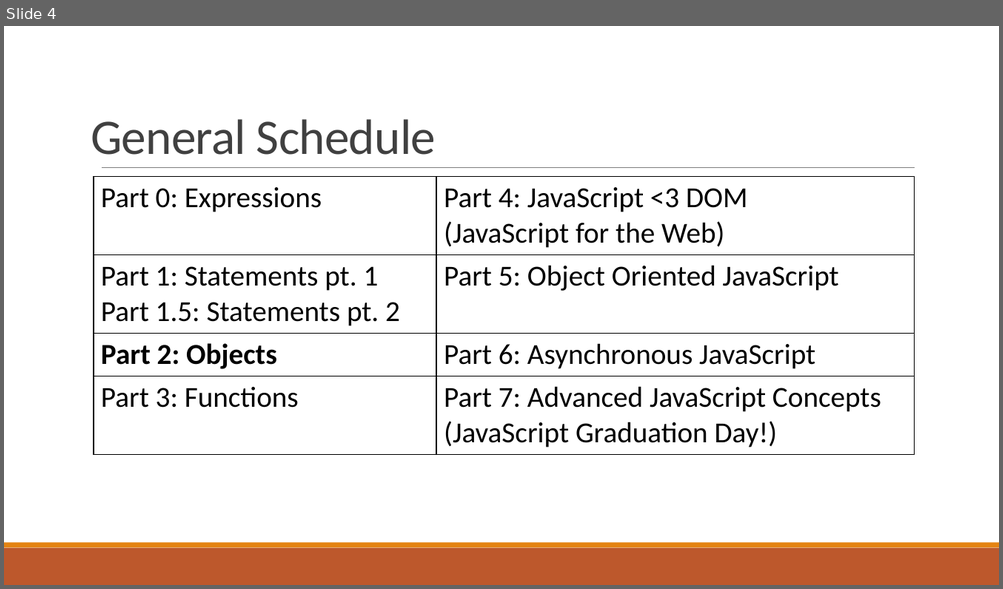
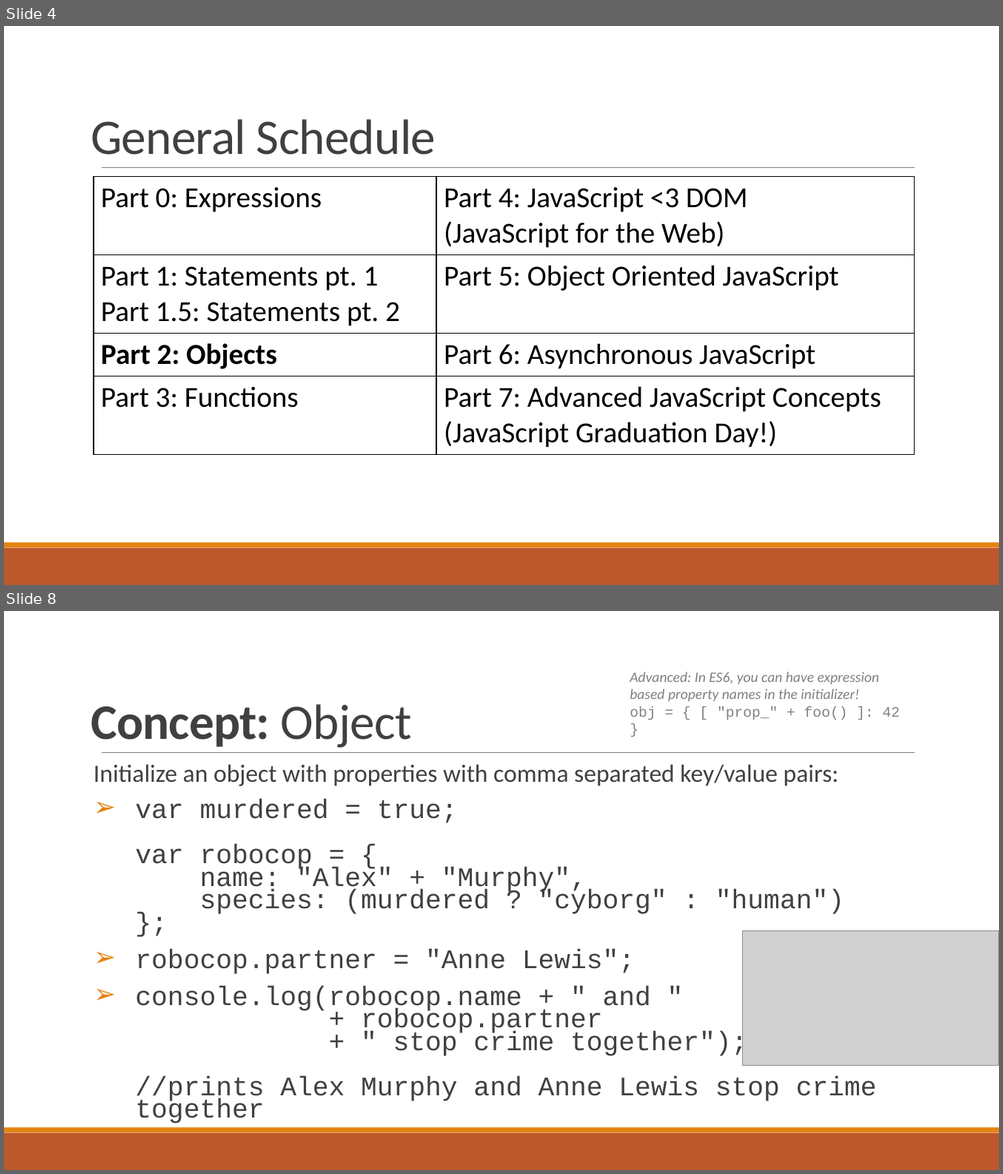
Before and after one commit to txcsmad/f15-web-beginner, a slide deck: Lesson3_Objects/Lesson3_objects.pptx. Shown one above the other, each under a label of ours: slide 4 before the commit, slides 4 and 8 after it; the slides between them are not shown. The pictures are 1003x589 and 1003x1174 pixels, drawn with LibreOffice and Linux fonts; fonts in the diff are those of the drawing; grey boxes stand for pictures. Boxes give left, top, right and bottom in pixels: in the first picture for what was removed or moved away, otherwise in the second. Text is boxed around its words. In the diff, an @@ line names an element or a change of style, - is before the commit and + after.

Commit message:
Added Lesson 4: Objects

```diff
--- a/Lesson3_Objects/Lesson3_objects.pptx
+++ b/Lesson3_Objects/Lesson3_objects.pptx
@@ slide 8 added at (x1=4, y1=611, x2=999, y2=1170), background #FFFFFF; not listed: 3 template elements that a slide beside it also shows @@
@@ text added at (x1=629, y1=672, x2=900, y2=720), 14 pt, text #808080, italic @@
+Advanced: In ES6, you can have expression based property names in the initializer!
+obj = { [ "prop_" + foo() ]: 42 }
@@ title added at (x1=91, y1=704, x2=412, y2=748), 48 pt, text #404040, bold @@
+Concept: Object
@@ text added at (x1=94, y1=764, x2=876, y2=1124), 25.9 pt, text #404040 @@
+Initialize an object with properties with comma separated key/value pairs:
+➢ var murdered = true;
+  var robocop = {
+  name: "Alex" + "Murphy",
+  species: (murdered ? "cyborg" : "human")
+  };
+➢ robocop.partner = "Anne Lewis";
+➢ console.log(robocop.name + " and "
+  + robocop.partner
+  + " stop crime together");
+  //prints Alex Murphy and Anne Lewis stop crime together
@@ picture added at (x1=743, y1=931, x2=999, y2=1066) @@
```
Also in this commit, not shown: 4 slides changed, 14 other slides added, 6 other files.
